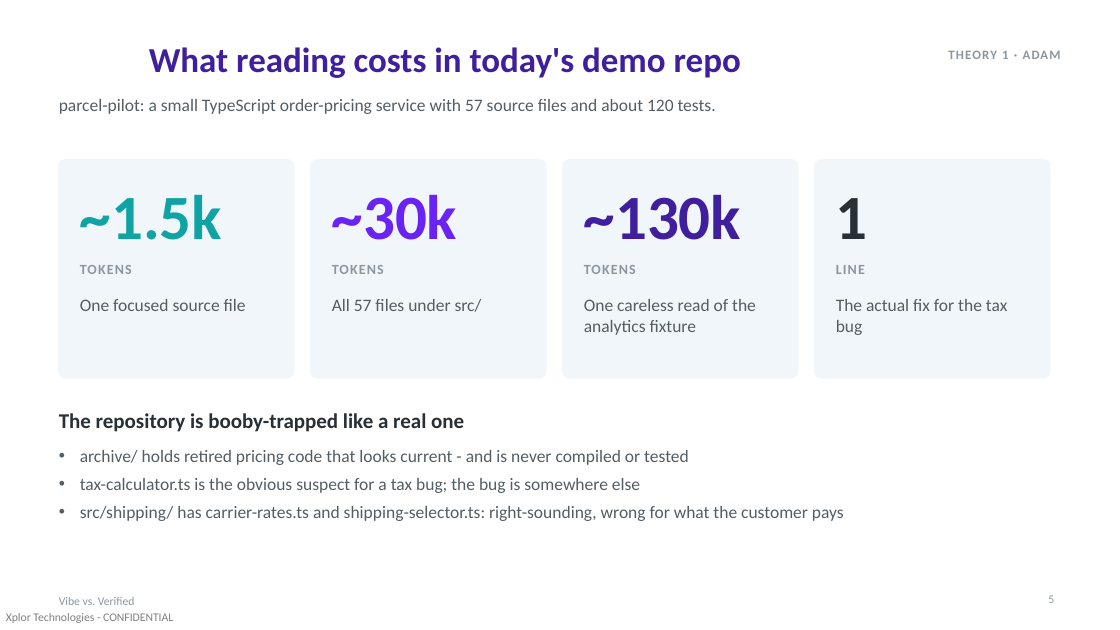
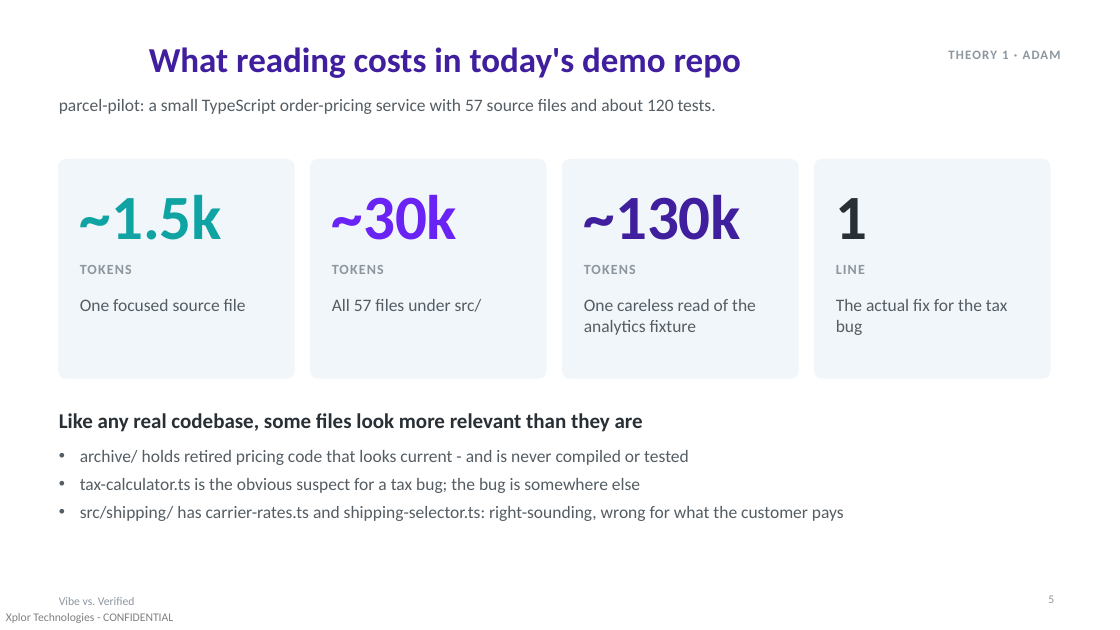
Before and after one commit to AdamMiddendorf/token-efficiency-demo, a slide deck: slide 5 of presentation/vibe-vs-verified.pptx. Drawn at 1120x630 pixels with LibreOffice and Linux fonts; fonts in the diff are those of the drawing. Boxes give left, top, right and bottom in pixels: in the first picture for what was removed or moved away, otherwise in the second. Text is boxed around its words. In the diff, an @@ line names an element or a change of style, - is before the commit and + after.

```diff
--- a/presentation/vibe-vs-verified.pptx
+++ b/presentation/vibe-vs-verified.pptx
@@ text at [59,413,643,432]: text changed @@
-The repository is booby-trapped like a real one
+Like any real codebase, some files look more relevant than they are
```
Also in this commit, not shown: 1 other file.
